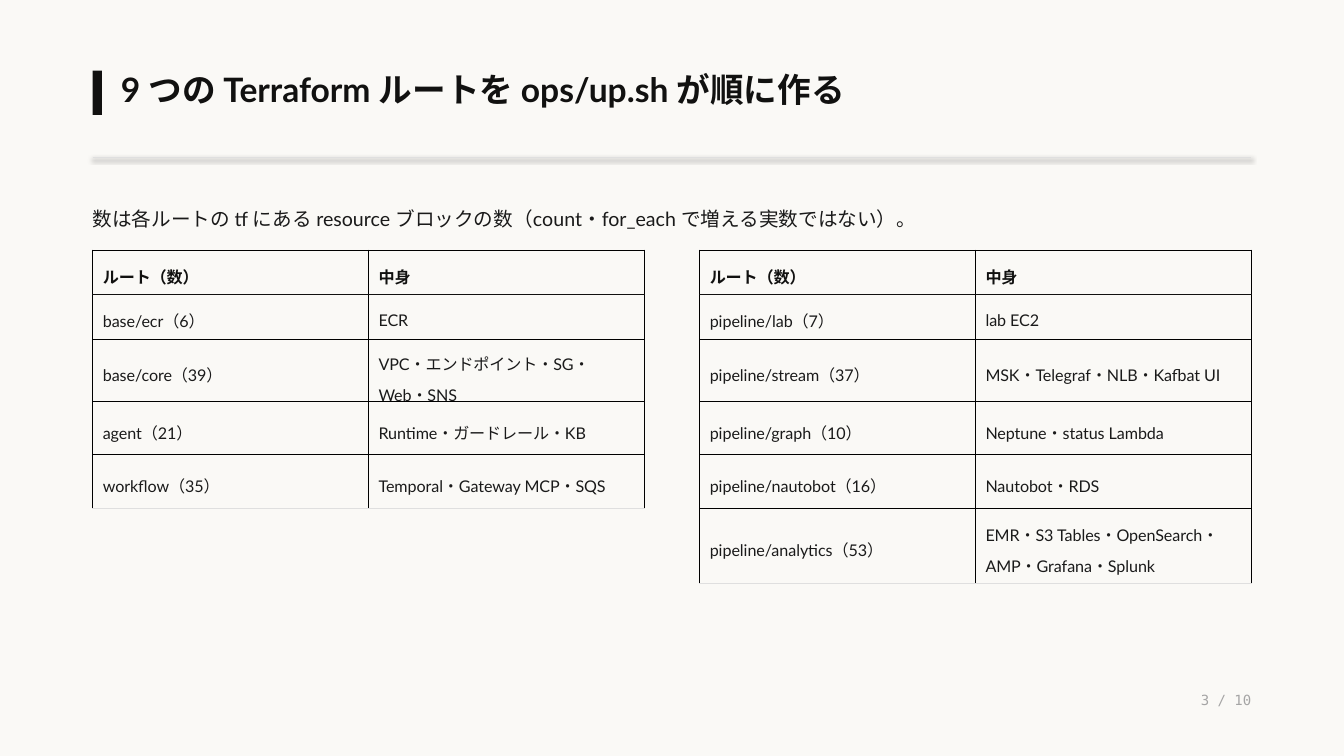
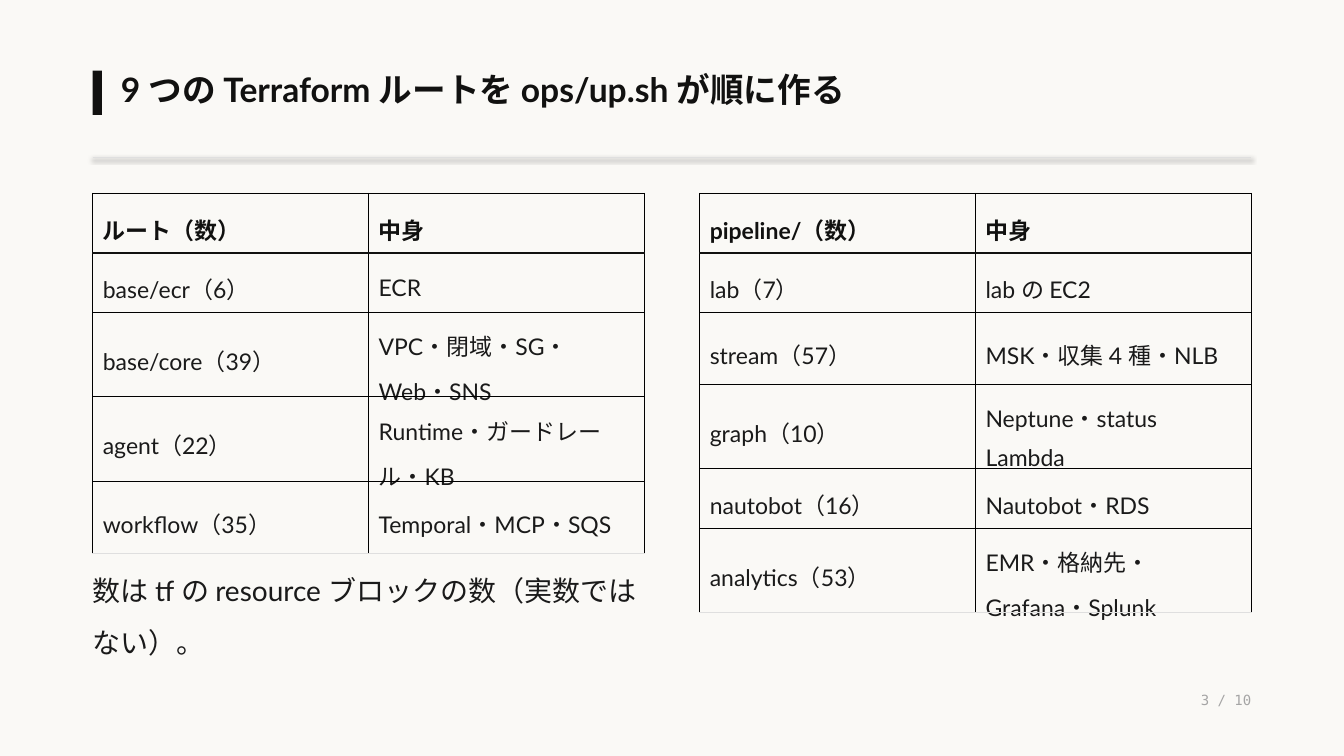
Before and after one commit to eddie-eights/nwc-poc, a slide deck: slide 3 of docs/architecture-managed.pptx. Drawn at 1344x756 pixels with LibreOffice and Linux fonts; fonts in the diff are those of the drawing. Boxes give left, top, right and bottom in pixels: in the first picture for what was removed or moved away, otherwise in the second. Text is boxed around its words. In the diff, an @@ line names an element or a change of style, - is before the commit and + after.

```diff
--- a/docs/architecture-managed.pptx
+++ b/docs/architecture-managed.pptx
@@ table at box(93, 194, 645, 541) @@
-row 3, column 2: VPC・エンドポイント・SG・Web・SNS
+row 3, column 2: VPC・閉域・SG・Web・SNS
-row 4, column 1: agent（21）
+row 4, column 1: agent（22）
-row 5, column 2: Temporal・Gateway MCP・SQS
+row 5, column 2: Temporal・MCP・SQS
@@ size 11.5 to 16.4 pt in "ルート（数）", "中身", "base/ecr（6）", "ECR" and 3 more places @@
@@ table: place and size @@
-table at box(93, 250, 645, 500)
+table at box(93, 194, 645, 541)
@@ table at box(700, 194, 1252, 624) @@
-row 1, column 1: ルート（数）
+row 1, column 1: pipeline/（数）
-row 2, column 1: pipeline/lab（7）
+row 2, column 1: lab（7）
-row 2, column 2: lab EC2
+row 2, column 2: lab の EC2
-row 3, column 1: pipeline/stream（37）
+row 3, column 1: stream（57）
-row 3, column 2: MSK・Telegraf・NLB・Kafbat UI
+row 3, column 2: MSK・収集 4 種・NLB
-row 4, column 1: pipeline/graph（10）
+row 4, column 1: graph（10）
-row 5, column 1: pipeline/nautobot（16）
+row 5, column 1: nautobot（16）
-row 6, column 1: pipeline/analytics（53）
+row 6, column 1: analytics（53）
-row 6, column 2: EMR・S3 Tables・OpenSearch・AMP・Grafana・Splunk
+row 6, column 2: EMR・格納先・Grafana・Splunk
@@ size 11.5 to 16.4 pt in "中身", "Neptune・status Lambda", "Nautobot・RDS" @@
@@ table: place and size @@
-table at box(700, 250, 1252, 579)
+table at box(700, 194, 1252, 624)
@@ text at box(93, 577, 636, 656): text changed; size 14 to 20 pt @@
-数は各ルートの tf にある resource ブロックの数（count・for_each で増える実数ではない）。
+数は tf の resource ブロックの数（実数ではない）。
```
Also in this commit, not shown: 9 other slides changed, 1 other file.
